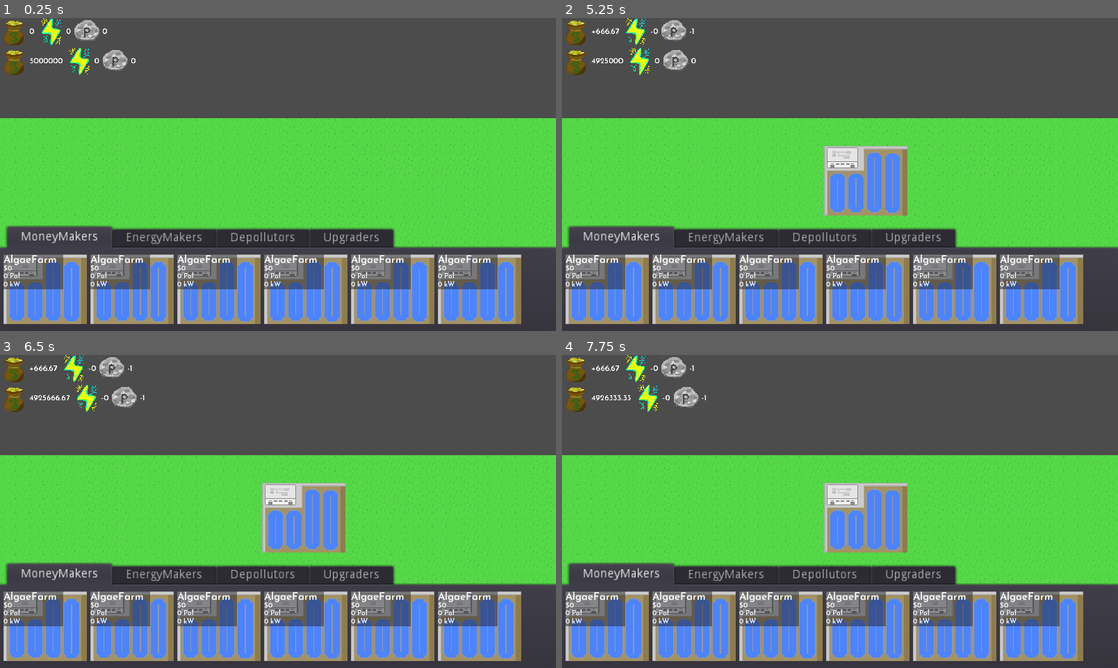
Above: before the commit, frames 1-4 (two rows, left to right).
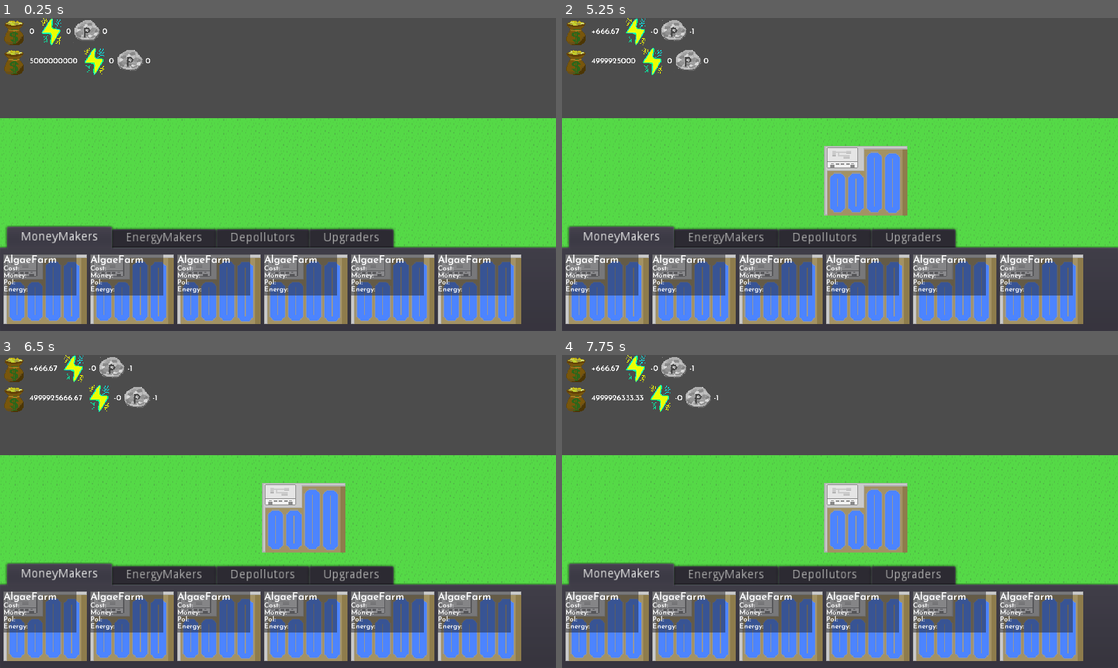
Above: after the commit, the same moments.

Repository: aayushrh/GamesForChange
Game: Godot game, scene res://World/World.tscn
Two runs of this game, one before a commit and one after it. Both use one fixed random seed, a clock stepped at 60 frames per second and the inputs below. This scene is started directly instead of the project's main scene.
Inputs (mouse positions are in pixels of both pictures, inside the frame that each line leads up to):
- Up to frame 1 (0.25 s): no input
- Up to frame 2 (5.25 s): tap Enter at 0.5, 2, 3.5 s; drag from (606, 290) to (895, 105) at 0.52 s; tap Space at 1.25, 2.75, 4.25 s; drag from (695, 290) to (812, 237) at 1.27 s; move the mouse to (778, 290) at 2.02 s; right-click (778, 290) at 2.1 s; click (778, 290) at 2.17 s; drag from (867, 290) to (673, 127) at 2.77 s; drag from (956, 290) to (867, 174) at 3.52 s; drag from (1040, 290) to (756, 96) at 4.27 s; move the mouse to (867, 174) at 5.02 s; right-click (867, 174) at 5.1 s; click (867, 174) at 5.17 s
- Up to frame 3 (6.5 s): drag from (194, 433) to (166, 527) at 5.77 s
- Up to frame 4 (7.75 s): move the mouse to (962, 495) at 6.52 s; right-click (962, 495) at 6.6 s; click (962, 495) at 6.67 s; drag from (728, 527) to (812, 574) at 7.27 s

The runs differ from the first frame. In frame 1, 4.5% of the frame differs, in the area x 0-92%, y 9-89%; in frame 2, 4.5%; in frame 3, 4.5%; in frame 4, 4.5%.

Commit message:
Add files via upload

Diff:
--- a/Building/Office.gd
+++ b/Building/Office.gd
@@ -22,7 +22,7 @@
 
 func _draw():
 	for i in affected:
-		draw_line(Vector2.ZERO, i.global_position - global_position, Color(255, 255, 255), 1)
+		draw_line(Vector2.ZERO, i.global_position - global_position, Color(255, 255, 255), 3)
 
 func _on_Timer_timeout():
 	Manager.pollution += pollution
--- a/Building/WindPowerPlant.tscn
+++ b/Building/WindPowerPlant.tscn
@@ -1,7 +1,24 @@
-[gd_scene load_steps=4 format=2]
+[gd_scene load_steps=8 format=2]
 
 [ext_resource path="res://Art/WindPlant.png" type="Texture" id=1]
 [ext_resource path="res://Building/WindPowerPlant.gd" type="Script" id=2]
+[ext_resource path="res://Art/WindPlant2.png" type="Texture" id=3]
+
+[sub_resource type="AtlasTexture" id=3]
+atlas = ExtResource( 1 )
+region = Rect2( 0, 0, 64, 64 )
+
+[sub_resource type="AtlasTexture" id=4]
+atlas = ExtResource( 3 )
+region = Rect2( 0, 0, 64, 64 )
+
+[sub_resource type="SpriteFrames" id=5]
+animations = [ {
+"frames": [ SubResource( 3 ), SubResource( 4 ) ],
+"loop": true,
+"name": "default",
+"speed": 3.0
+} ]
 
 [sub_resource type="RectangleShape2D" id=2]
 extents = Vector2( 31, 15 )
@@ -12,9 +29,10 @@
 [node name="Timer" type="Timer" parent="."]
 autostart = true
 
-[node name="Sprite" type="Sprite" parent="."]
+[node name="AnimatedSprite" type="AnimatedSprite" parent="."]
 position = Vector2( 0, -16 )
-texture = ExtResource( 1 )
+frames = SubResource( 5 )
+playing = true
 
 [node name="Selection" type="ColorRect" parent="."]
 visible = false
--- a/Icons/Icon.gd
+++ b/Icons/Icon.gd
@@ -3,16 +3,18 @@
 signal pressed
 
 export var icon = "";
-export var money = 0
-export var pollution = 0
-export var energy = 0
+export var cost = "";
+export var pollution = "";
+export var energy = "";
+export var money = "";
 
 func _ready():
 	$HoverUI.get_rect().size = texture.get_size()
 	$HoverUI/VBoxContainer/Name.text = icon
-	$HoverUI/VBoxContainer/Cost.text = "$" + money as String
-	$HoverUI/VBoxContainer/Pollution.text = pollution as String + " Pol"
-	$HoverUI/VBoxContainer/Energy.text = energy as String + " kW"
+	$HoverUI/VBoxContainer/Cost.text = "Cost: " + cost
+	$HoverUI/VBoxContainer/Pollution.text = "Pol: " + pollution
+	$HoverUI/VBoxContainer/Energy.text = "Energy: " + energy
+	$HoverUI/VBoxContainer/Money.text = "Money: " + money
 
 func _on_Icon_gui_input(event):
 	if event is InputEventMouseButton:
--- a/Icons/Icon.tscn
+++ b/Icons/Icon.tscn
@@ -15,12 +15,13 @@
 
 [node name="Icon" type="TextureRect"]
 mouse_default_cursor_shape = 6
+stretch_mode = 1
 script = ExtResource( 1 )
 
 [node name="HoverUI" type="Panel" parent="."]
 self_modulate = Color( 1, 1, 1, 0.501961 )
-margin_right = 69.0
-margin_bottom = 40.0
+margin_right = 84.0
+margin_bottom = 47.0
 grow_horizontal = 0
 mouse_filter = 2
 size_flags_horizontal = 3
@@ -42,25 +43,34 @@
 [node name="Cost" type="Label" parent="HoverUI/VBoxContainer"]
 margin_top = 12.0
 margin_right = 40.0
-margin_bottom = 21.0
+margin_bottom = 20.0
 size_flags_vertical = 3
 custom_colors/font_color = Color( 1, 1, 1, 1 )
 custom_fonts/font = SubResource( 4 )
 text = "Cost:"
 
+[node name="Money" type="Label" parent="HoverUI/VBoxContainer"]
+margin_top = 20.0
+margin_right = 40.0
+margin_bottom = 28.0
+size_flags_vertical = 3
+custom_colors/font_color = Color( 1, 1, 1, 1 )
+custom_fonts/font = SubResource( 4 )
+text = "Money:"
+
 [node name="Pollution" type="Label" parent="HoverUI/VBoxContainer"]
-margin_top = 21.0
+margin_top = 28.0
 margin_right = 40.0
-margin_bottom = 30.0
+margin_bottom = 36.0
 size_flags_vertical = 3
 custom_colors/font_color = Color( 1, 1, 1, 1 )
 custom_fonts/font = SubResource( 4 )
 text = "Pollution"
 
 [node name="Energy" type="Label" parent="HoverUI/VBoxContainer"]
-margin_top = 30.0
+margin_top = 36.0
 margin_right = 40.0
-margin_bottom = 40.0
+margin_bottom = 44.0
 size_flags_vertical = 3
 custom_colors/font_color = Color( 1, 1, 1, 1 )
 custom_fonts/font = SubResource( 4 )
--- a/Manager.gd
+++ b/Manager.gd
@@ -3,7 +3,7 @@
 var mode = "Selection"
 var selecting = false
 
-var money = 5_000_000
+var money = 5_000_000_000
 var energy = 0
 var pollution = 0
 
Binary file added: Art/WindPlant2.png
Not shown, added: Art/WindPlant2.png.import
